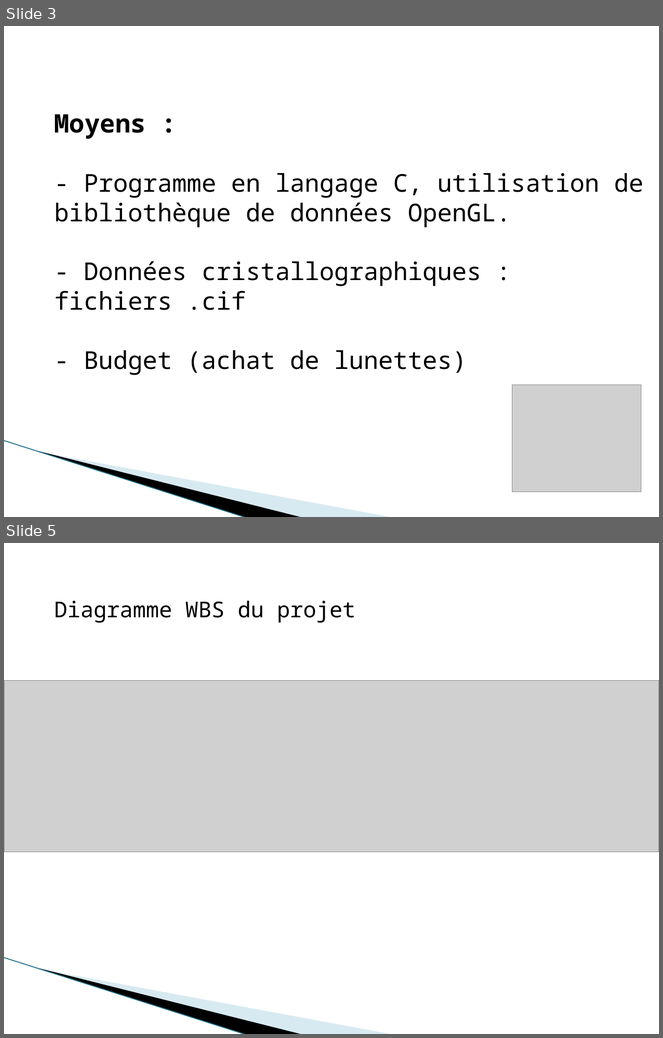
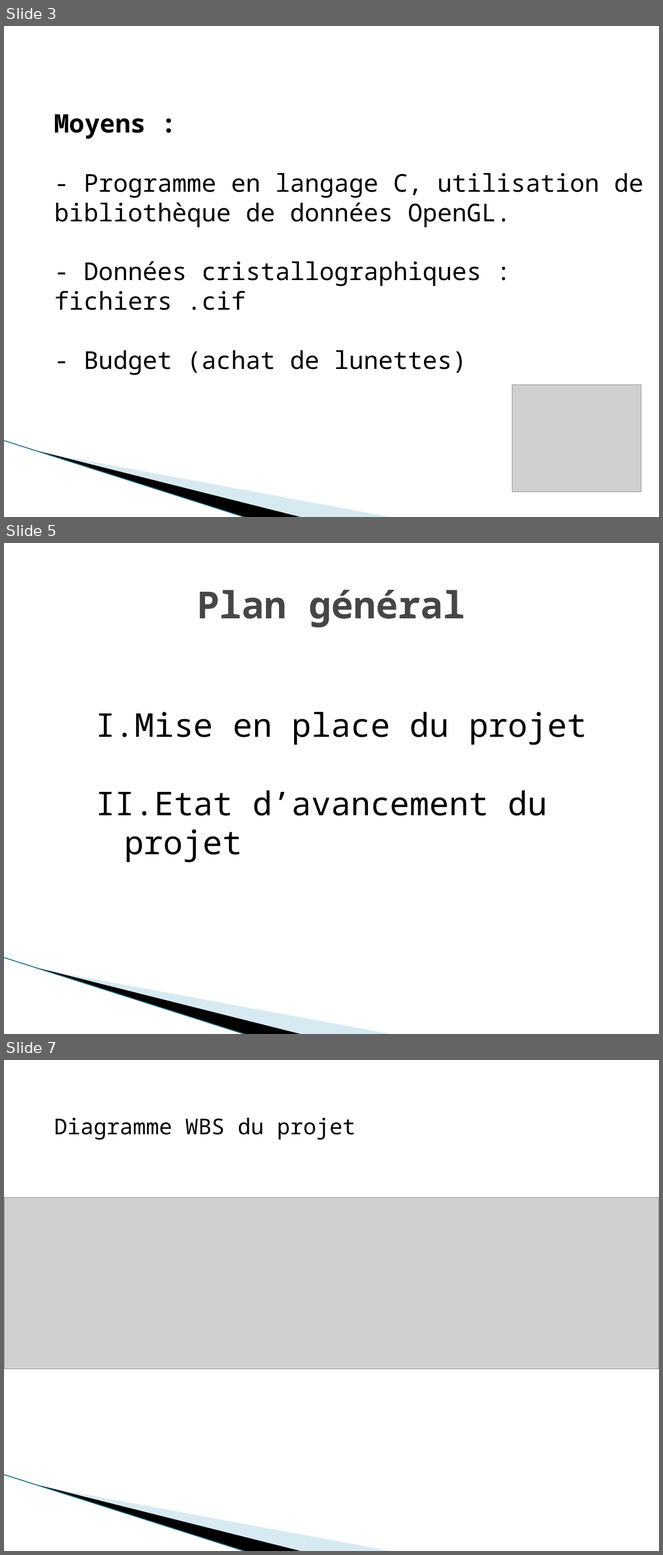
Before and after one commit to klnkg/cristallo3d, a slide deck: Preparation rencontre respo gestion/Powerpoint final/ANIMATION 3D EN CRISTALLOGRAPHIE.pptx. Shown one above the other, each under a label of ours: slides 3 and 5 before the commit, slides 3, 5 and 7 after it; the slides between them are not shown. The pictures are 663x1038 and 663x1555 pixels, drawn with LibreOffice and Linux fonts; fonts in the diff are those of the drawing; grey boxes stand for pictures; background and template pictures are left out. Boxes give left, top, right and bottom in pixels: in the first picture for what was removed or moved away, otherwise in the second. Text is boxed around its words. In the diff, an @@ line names an element or a change of style, - is before the commit and + after.

```diff
--- a/Preparation rencontre respo gestion/Powerpoint final/ANIMATION 3D EN CRISTALLOGRAPHIE.pptx
+++ b/Preparation rencontre respo gestion/Powerpoint final/ANIMATION 3D EN CRISTALLOGRAPHIE.pptx
@@ slide 5 added at box(4, 543, 659, 1034), background #FFFFFF; not listed: 3 template elements that a slide beside it also shows @@
@@ title added at box(197, 590, 466, 628), 41 pt, text #464646, bold @@
+Plan général
@@ text added at box(96, 712, 587, 816), 36 pt, text #000000 @@
+I. Mise en place du projet
+II. Etat d’avancement du projet
@@ what was slide 5 is now slide 7 @@
```
Also in this commit, not shown: 3 slides changed, 3 other slides added.
